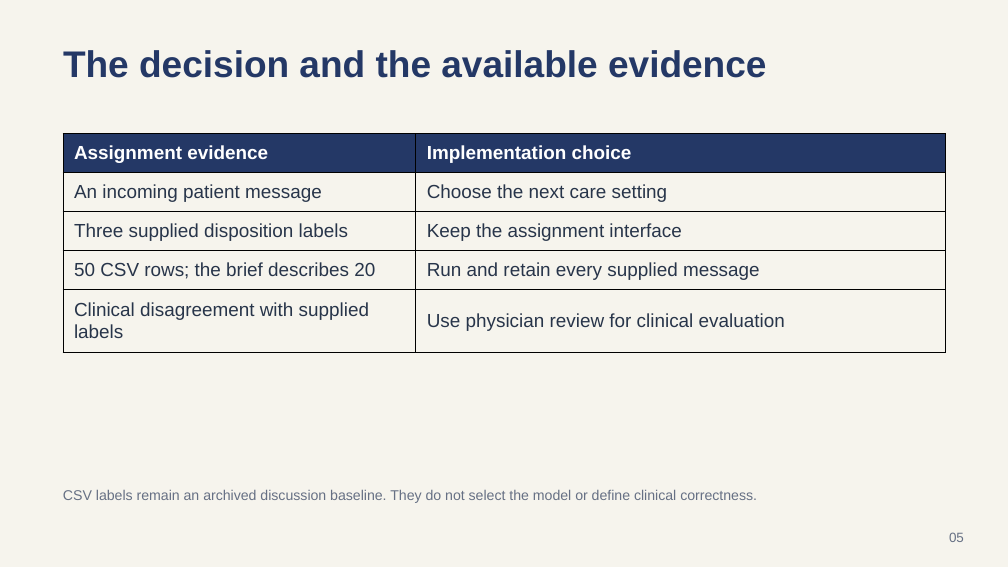
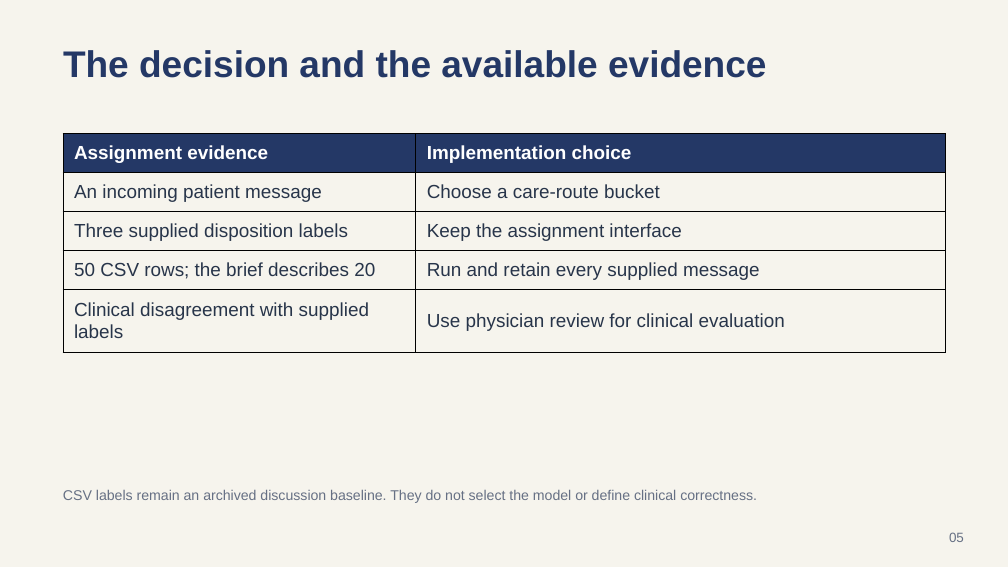
Before and after one commit to bGOATnote/counselcodex, a slide deck: slide 5 of output/submission-2026-09-15/counsel-disposition-google-slides.pptx. Drawn at 1008x567 pixels with LibreOffice and Linux fonts; fonts in the diff are those of the drawing. Boxes give left, top, right and bottom in pixels: in the first picture for what was removed or moved away, otherwise in the second. Text is boxed around its words. In the diff, an @@ line names an element or a change of style, - is before the commit and + after.

```diff
--- a/output/submission-2026-09-15/counsel-disposition-google-slides.pptx
+++ b/output/submission-2026-09-15/counsel-disposition-google-slides.pptx
@@ table at bbox=[63, 134, 945, 352] @@
-row 2, column 2: Choose the next care setting
+row 2, column 2: Choose a care-route bucket
```
Also in this commit, not shown: 5 other slides changed, 1 slide added, 13 other files.
